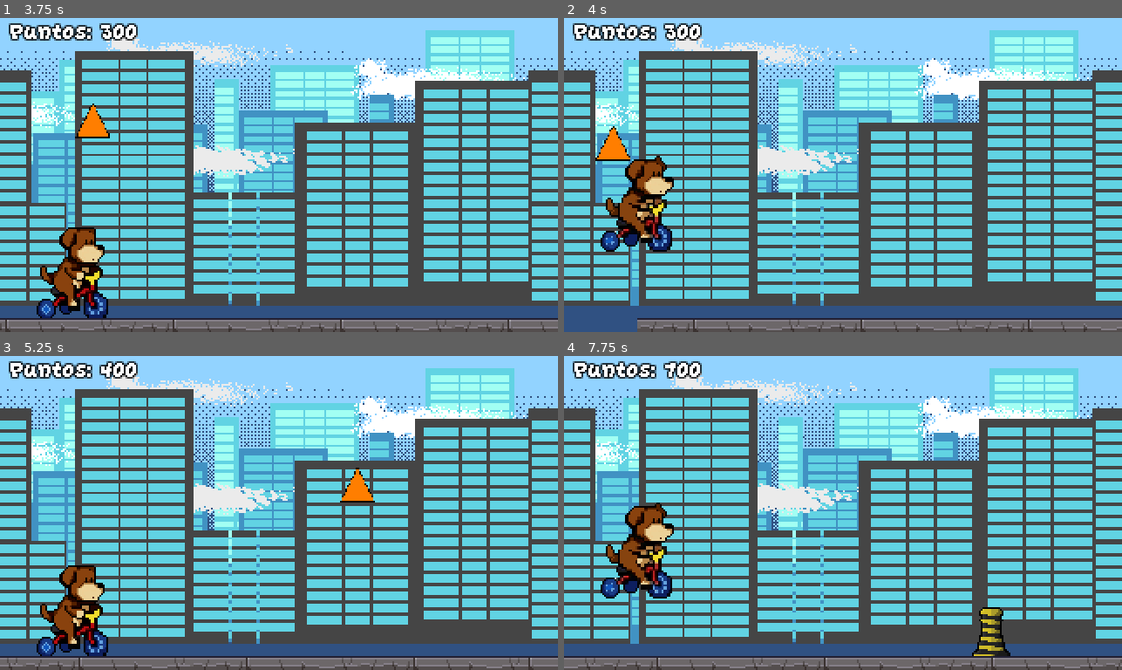
Above: before the commit, frames 1-4 (two rows, left to right).
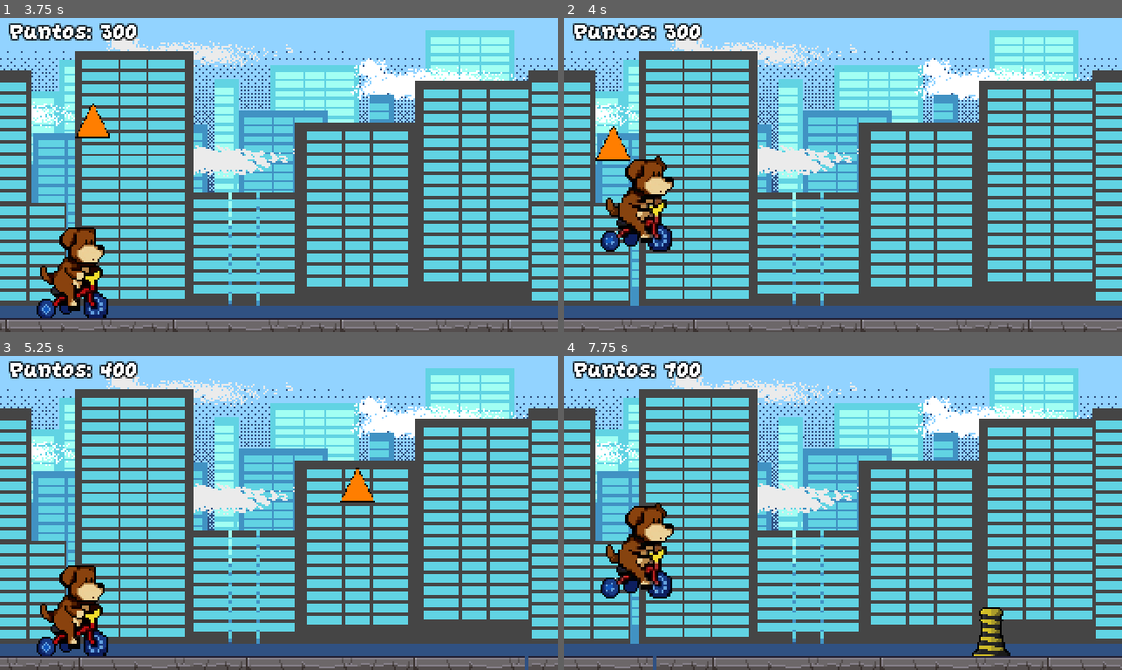
Above: after the commit, the same moments.

Repository: agusgonz/sideproject-gamejam
Game: Godot game, scene res://UI/MenuInicio.tscn
Two runs of this game, one before a commit and one after it. Both use one fixed random seed, a clock stepped at 60 frames per second and the inputs below.
Inputs (mouse positions are in pixels of both pictures, inside the frame that each line leads up to):
- Up to frame 1 (3.75 s): click (279, 222) at 0.5 s; tap Down (crouch) every 0.75 s from 1.35 to 3.6 s; tap Space (jump) at 1.52, 2.27 s
- Up to frame 2 (4 s): tap Space (jump) at 3.77 s
- Up to frame 3 (5.25 s): tap Down (crouch) at 4.35, 5.1 s; tap Space (jump) at 4.52 s
- Up to frame 4 (7.75 s): tap Space (jump) at 5.27, 6.77, 7.52 s; tap Down (crouch) at 5.85, 6.6, 7.35 s

Frame 1 is identical in both runs. In frame 2, 0.6% of the frame differs, in the area x 0-14%, y 95-100%; in frame 3, less than 0.1%; in frame 4, 1.1%, in the area x 0-100%, y 95-100%.

Commit message:
fixed ground

Diff:
--- a/entidades/suelo_1.gd
+++ b/entidades/suelo_1.gd
@@ -4,7 +4,7 @@
 @export var scroll_speed: float = 100.0
 
 # El ancho exacto de tu bloque de suelo (ajústalo según el tamaño de tu TileMap/Sprite)
-@export var ground_width: float = 320.0
+@export var ground_width: float = 384.0
 
 func _physics_process(delta: float) -> void:
 	# Movemos el suelo constantemente hacia la izquierda
